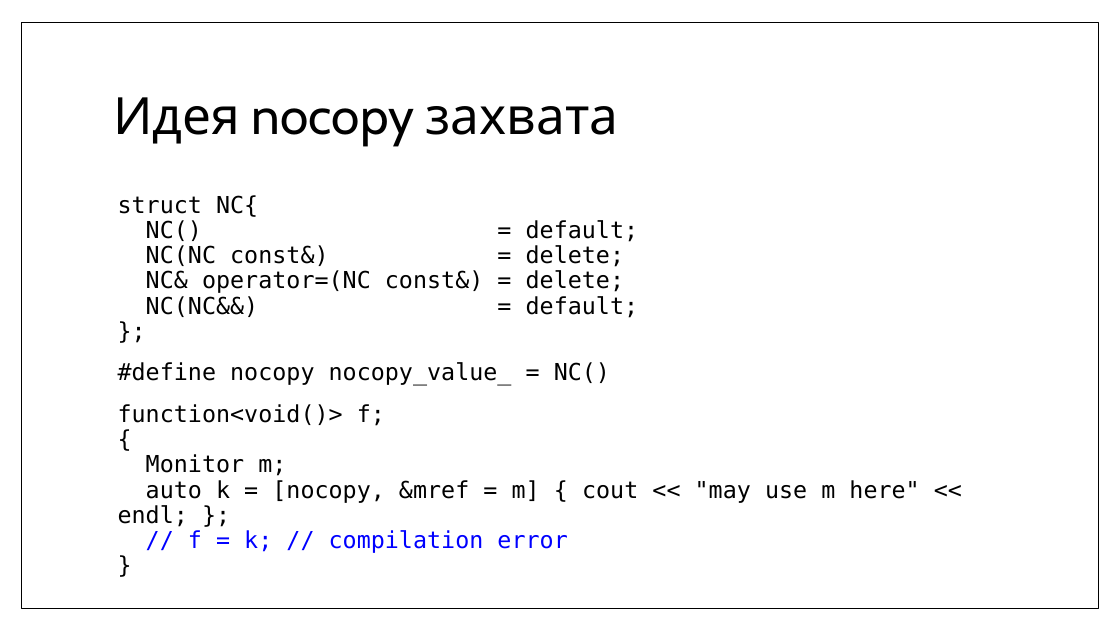
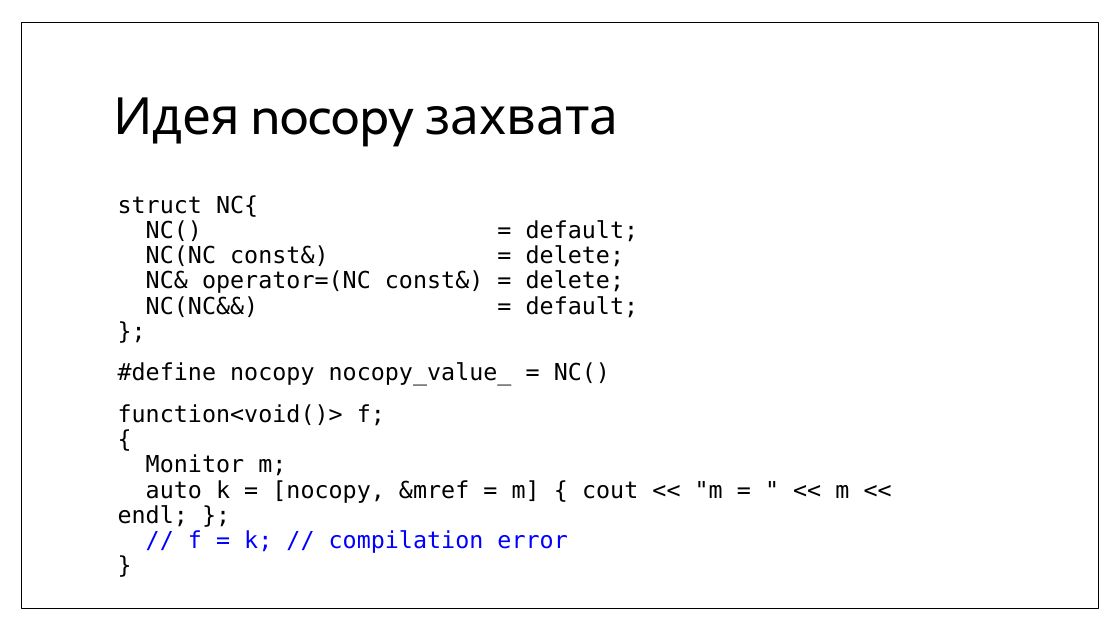
Before and after one commit to MIPT-ILab/cpp-lects-rus, a slide deck: slide 56 of slides/lec2-7-lambdas.pptx. Drawn at 1120x630 pixels with LibreOffice and Linux fonts; fonts in the diff are those of the drawing. Boxes give left, top, right and bottom in pixels: in the first picture for what was removed or moved away, otherwise in the second. Text is boxed around its words. In the diff, an @@ line names an element or a change of style, - is before the commit and + after.

```diff
--- a/slides/lec2-7-lambdas.pptx
+++ b/slides/lec2-7-lambdas.pptx
@@ text at (118, 404, 849, 553): text changed @@
-function<void()> f;
-{
-Monitor m;
-auto k = [nocopy, &mref = m] { cout << "may use m here" << endl; };
-// f = k; // compilation error
-}
+function<void()> f;
+{
+Monitor m;
+auto k = [nocopy, &mref = m] { cout << "m = " << m << endl; };
+// f = k; // compilation error
+}
```
Also in this commit, not shown: 8 other slides changed, 4 slides added, 14 other files.
